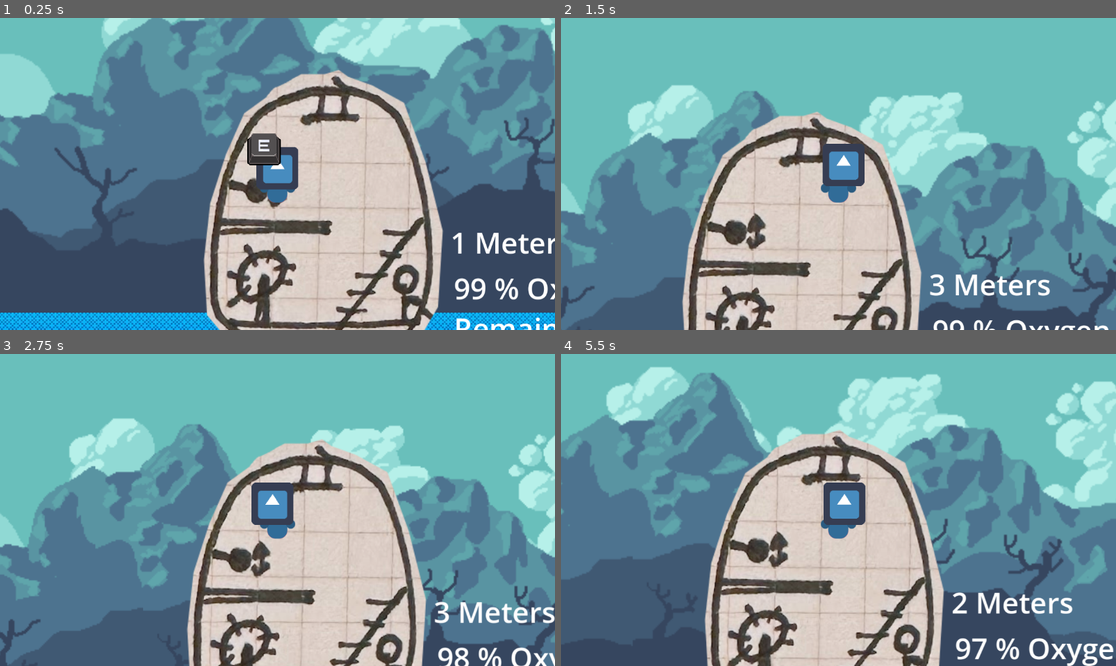
Above: before the commit, frames 1-4 (two rows, left to right).
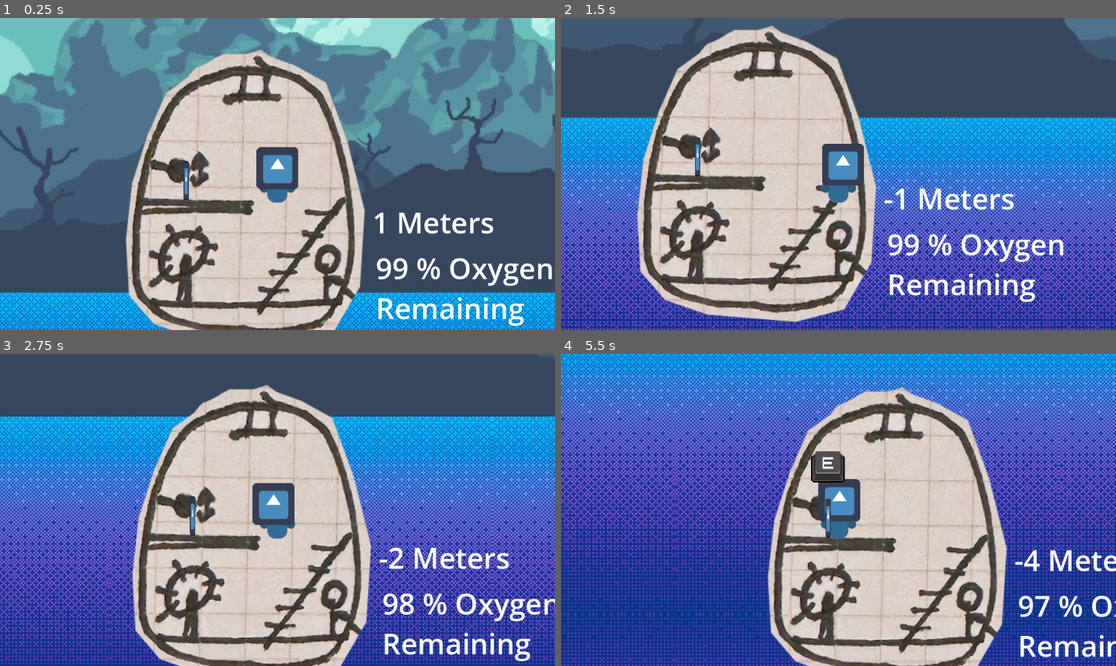
Above: after the commit, the same moments.

Repository: calzila/GGJ_2025
Game: Godot game, scene res://Overworld.tscn
Two runs of this game, one before a commit and one after it. Both use one fixed random seed, a clock stepped at 60 frames per second and the inputs below. The engine's default icon, where the game draws it, is replaced by a stand-in: a white triangle on a blue panel in a dark square.
Inputs:
- Up to frame 1 (0.25 s): no input
- Up to frame 2 (1.5 s): tap Enter (ui_accept) at 0.5, 0.6, 0.77, 1.07, 1.35 s; hold D (move_right) from 0.53 s (still down)
- Up to frame 3 (2.75 s): tap Enter (ui_accept) at 1.52, 1.82, 2.1 s; release D (move_right) at 2.03 s; hold A (move_left) from 2.03 s (still down)
- Up to frame 4 (5.5 s): release A (move_left) at 2.78 s; hold D (move_right) 2.78-4.28 s; tap Enter (ui_accept) at 2.85, 3.02, 3.32, 3.6, 3.77, 4.07, 4.35, 4.52, 4.82, 5.1 s; hold A (move_left) 4.28-5.03 s; hold D (move_right) from 5.03 s (still down)

The runs differ from the first frame. In frame 1, 60% of the frame differs, in the area x 0-100%, y 0-100%; in frame 2, 89%; in frame 3, 89%; in frame 4, 90%.

Commit message:
Setting up foundation for lever

Diff:
--- a/Character.tscn
+++ b/Character.tscn
@@ -6,7 +6,7 @@
 [ext_resource type="Texture2D" uid="uid://5wn2wow38gd0" path="res://Godot_Hand.png" id="4_gkys5"]
 
 [sub_resource type="RectangleShape2D" id="RectangleShape2D_52wfu"]
-size = Vector2(128, 128)
+size = Vector2(85, 114)
 
 [node name="CharacterBody2D" type="RigidBody2D"]
 lock_rotation = true
@@ -39,7 +39,7 @@
 texture = ExtResource("2_un2gu")
 
 [node name="CollisionShape2D" type="CollisionShape2D" parent="."]
-position = Vector2(0, -66)
+position = Vector2(-0.5, -64)
 shape = SubResource("RectangleShape2D_52wfu")
 
 [node name="Camera2D" type="Camera2D" parent="."]
--- /dev/null
+++ b/Lever.tscn
@@ -0,0 +1,14 @@
+[gd_scene load_steps=3 format=3 uid="uid://fnjl6irw0r44"]
+
+[ext_resource type="Script" path="res://lever.gd" id="1_vutg4"]
+[ext_resource type="Texture2D" uid="uid://cbpymf5bvqtou" path="res://icon.svg" id="1_w6ka6"]
+
+[node name="Lever_Root" type="Node2D"]
+script = ExtResource("1_vutg4")
+
+[node name="PivotPoint" type="Node2D" parent="."]
+
+[node name="Lever" type="Sprite2D" parent="PivotPoint"]
+position = Vector2(0.5, -40.5)
+scale = Vector2(0.0859375, 0.632813)
+texture = ExtResource("1_w6ka6")
--- a/Overworld.tscn
+++ b/Overworld.tscn
@@ -16,7 +16,7 @@
 position = Vector2(10, 0)
 
 [node name="Player" parent="." instance=ExtResource("2_rullj")]
-position = Vector2(-87, -250)
+position = Vector2(75, -208)
 
 [node name="Underwater" type="Sprite2D" parent="."]
 z_index = -7
--- a/TheSub.tscn
+++ b/TheSub.tscn
@@ -1,10 +1,11 @@
-[gd_scene load_steps=10 format=3 uid="uid://cmxn8qk06my2q"]
+[gd_scene load_steps=11 format=3 uid="uid://cmxn8qk06my2q"]
 
 [ext_resource type="Script" path="res://the_sub.gd" id="1_552i2"]
 [ext_resource type="Texture2D" uid="uid://te1er00kgs2n" path="res://Pod_1.png" id="2_5i7cj"]
 [ext_resource type="Script" path="res://DepthText.gd" id="2_yyie1"]
 [ext_resource type="PackedScene" uid="uid://dafcx4ij3nrfj" path="res://grabber.tscn" id="4_0fm0l"]
 [ext_resource type="Script" path="res://remaining_oxygen.gd" id="5_ayy7u"]
+[ext_resource type="PackedScene" uid="uid://fnjl6irw0r44" path="res://Lever.tscn" id="6_3th0t"]
 
 [sub_resource type="RectangleShape2D" id="RectangleShape2D_33m84"]
 size = Vector2(19.9159, 316.904)
@@ -102,3 +103,6 @@
 scroll_active = false
 script = ExtResource("5_ayy7u")
 theSub = NodePath("..")
+
+[node name="Node2D" parent="." instance=ExtResource("6_3th0t")]
+position = Vector2(-125, -213)
--- a/grabber.gd
+++ b/grabber.gd
@@ -2,6 +2,7 @@
 
 var player
 @export var theSub: Node
+@export var associatedLever: Node2D
 
 
 # Called when the node enters the scene tree for the first time.
@@ -21,3 +22,8 @@
 		$E.visible = true
 	else:
 		$E.visible = false
+
+
+
+	if Input.is_action_just_pressed("ui_accept"):
+		print("Plz jump")
--- /dev/null
+++ b/lever.gd
@@ -0,0 +1,14 @@
+extends Node2D
+
+var playerIsHolding = false
+
+
+
+# Called when the node enters the scene tree for the first time.
+func _ready() -> void:
+	pass # Replace with function body.
+
+
+# Called every frame. 'delta' is the elapsed time since the previous frame.
+func _process(delta: float) -> void:
+	pass
